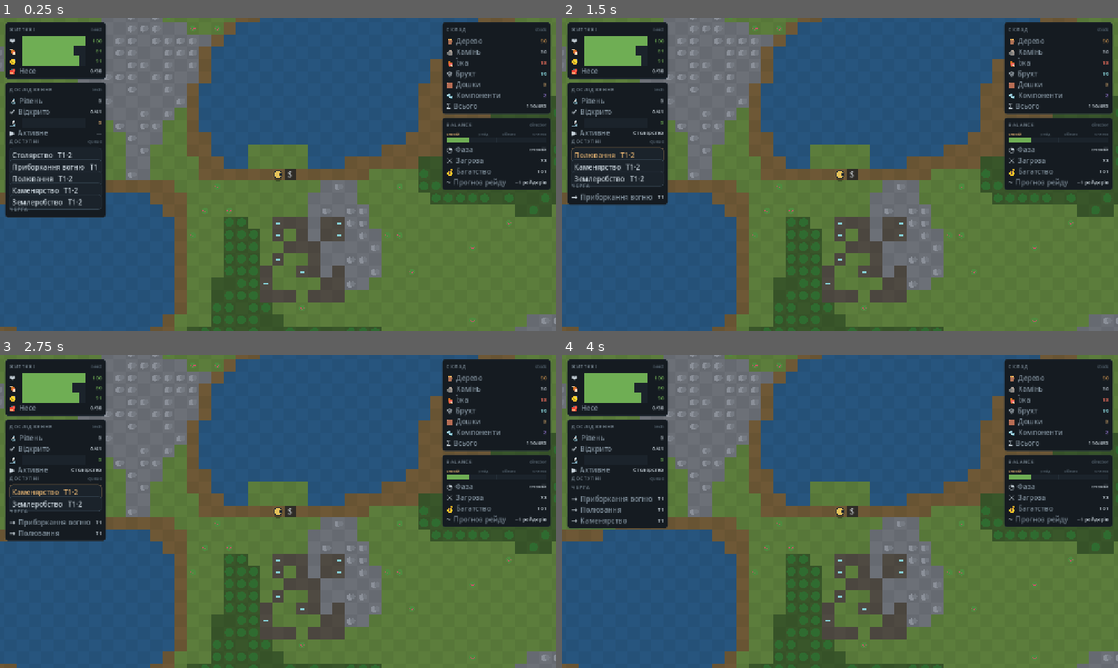
Above: before the commit, frames 1-4 (two rows, left to right).
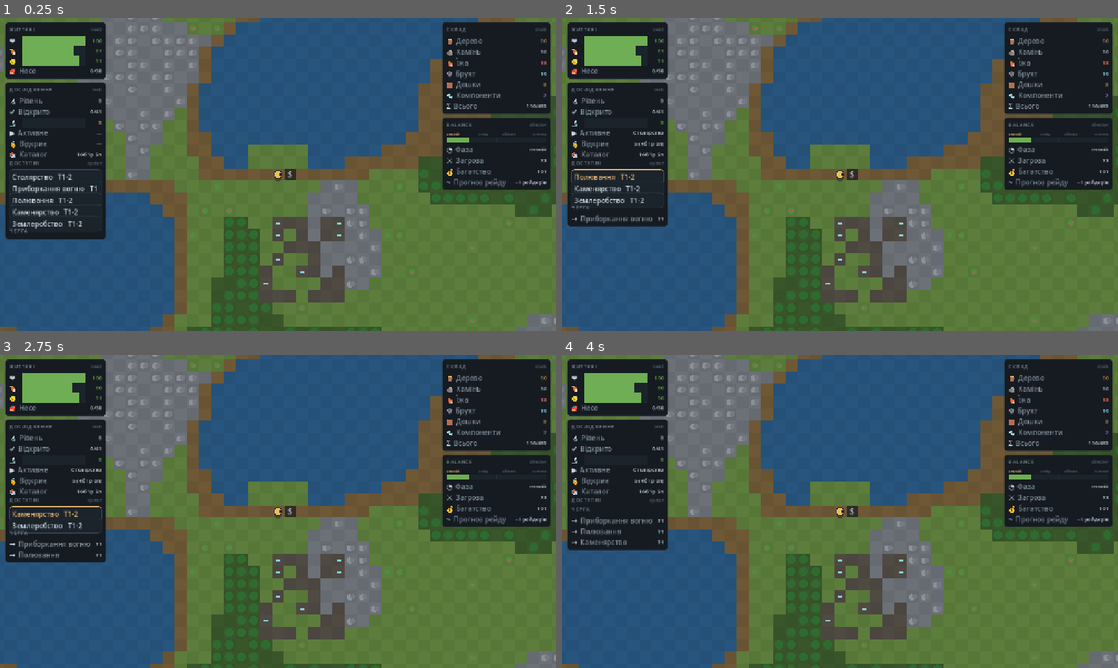
Above: after the commit, the same moments.

Repository: gregnevm/realworld
Game: Godot game, scene res://newhud.tscn
Two runs of this game, one before a commit and one after it. Both use one fixed random seed, a clock stepped at 60 frames per second and the inputs below. This scene is started directly instead of the project's main scene.
Inputs:
- Up to frame 1 (0.25 s): no input
- Up to frame 2 (1.5 s): click "Столярство T1·2" at 0.5 s; click "Приборкання вогню T1·2" at 1.25 s
- Up to frame 3 (2.75 s): click "Полювання T1·2" at 2 s
- Up to frame 4 (4 s): click "Каменярство T1·2" at 2.75 s; click "Землеробство T1·2" at 3.5 s

The runs differ from the first frame. In frame 1, 2.5% of the frame differs, in the area x 1-19%, y 38-71%; in frame 2, 2.5%, in the area x 1-19%, y 38-67%; in frame 3, 2.5%; in frame 4, 1.9%.

Commit message:
Add unlock-preview + catalog counts to the progression pipeline
Deepens the tech-pipeline UX with the motivational "what will this give
me" readouts, all on the verified kernel:

  - progression.gd: unlocks_of(research_id) — the buildings/recipes/items
    gated exactly on a project (the reverse of the gate); catalog_counts()
    — per-category unlocked/total under the current tech state.
  - hud_model.gd: the research slice gains `next_unlocks` (how much the
    ACTIVE project opens) + `counts` (the tech dashboard), value data (R8).
  - panels.gd: ResearchPanel shows a "🔓 Відкриє" row (active-project
    preview) and a "📚 Каталог" counts row, R2-safe.

Verified: tests/progression.test.js proves unlocks_of PARTITIONS all gated
content by its gate (each gated def opened by exactly one project; union ==
all gated content) and catalog_counts grows from ungated to full totals;
run_progression_tests.gd mirrors it; run_ui_tests.gd asserts the new slice
fields are surfaced + pure value data. 36 Node tests green; all .gd parse.

Co-Authored-By: Claude Opus 4.8 <noreply@anthropic.com>
Claude-Session: https://claude.ai/code/session_01JuwqrmHh4knaovDgTww67J

Diff:
--- a/godot/scripts/kernel/progression.gd
+++ b/godot/scripts/kernel/progression.gd
@@ -285,6 +285,32 @@
 			out.append(it)
 	return out
 
+# What completing a given research project OPENS: the buildings/recipes/items gated exactly on it. The
+# reverse of the gate — powers the "researching X will unlock …" preview. Ungated content is in no set.
+func unlocks_of(research_id) -> Dictionary:
+	var rid := StringName(research_id)
+	var out: Dictionary = {"buildings": [], "recipes": [], "items": []}
+	if rid == &"":
+		return out
+	for b in Catalog.buildings(db):
+		if b.research() == rid:
+			out.buildings.append(b.id)
+	for r in Catalog.recipes(db):
+		if r.requires_research() == rid:
+			out.recipes.append(r.id)
+	for it in Catalog.items(db):
+		if it.research() == rid:
+			out.items.append(it.id)
+	return out
+
+# Per-category unlocked/total of the catalogue under the current tech state — the tech-dashboard readout.
+func catalog_counts() -> Dictionary:
+	return {
+		"buildings": {"unlocked": unlocked_buildings().size(), "total": Catalog.buildings(db).size()},
+		"recipes": {"unlocked": unlocked_recipes().size(), "total": Catalog.recipes(db).size()},
+		"items": {"unlocked": unlocked_items().size(), "total": Catalog.items(db).size()},
+	}
+
 # The research id gating a building/recipe/item ("" when ungated) — the label the UI shows on a locked row.
 func building_gate(id) -> StringName:
 	var b = db.get_def(StringName(id))
--- a/godot/scripts/ui/hud_model.gd
+++ b/godot/scripts/ui/hud_model.gd
@@ -189,7 +189,20 @@
 		"active_pct": float(s.get("active_pct", 0.0)),
 		"options": options,
 		"queue": queue,
-	}
+		"counts": prog.catalog_counts(),
+		"next_unlocks": _next_unlocks(prog),
+	}
+
+# How much the ACTIVE project will open (per-category counts) — the "researching X unlocks N" preview.
+static func _next_unlocks(prog) -> Dictionary:
+	var a: StringName = prog.active_id()
+	if a == &"":
+		return {"buildings": 0, "recipes": 0, "items": 0, "total": 0}
+	var u: Dictionary = prog.unlocks_of(a)
+	var nb: int = (u.buildings as Array).size()
+	var nr: int = (u.recipes as Array).size()
+	var ni: int = (u.items as Array).size()
+	return {"buildings": nb, "recipes": nr, "items": ni, "total": nb + nr + ni}
 
 # --- raid (state enum for the banner; no live enemy refs — R8) ---
 static func _raid_slice(sim) -> Dictionary:
--- a/godot/scripts/ui/panels.gd
+++ b/godot/scripts/ui/panels.gd
@@ -135,6 +135,8 @@
 	var _counts: Widgets.StatRow
 	var _active_bar: Widgets.NeedBar
 	var _active_lbl: Widgets.StatRow
+	var _unlocks: Widgets.StatRow
+	var _cat: Widgets.StatRow
 	var _rows: Array = []      # ChoiceRow pool (researchable options), built ONCE (R2)
 	var _qrows: Array = []     # StatRow pool (the queue)
 	func _init() -> void:
@@ -150,6 +152,8 @@
 		_counts = Widgets.StatRow.new(); vb.add_child(_counts); _counts.set_row("✔", "Відкрито", "0/0")
 		_active_bar = Widgets.NeedBar.new(); vb.add_child(_active_bar)
 		_active_lbl = Widgets.StatRow.new(); vb.add_child(_active_lbl); _active_lbl.set_row("▶", "Активне", "—")
+		_unlocks = Widgets.StatRow.new(); vb.add_child(_unlocks); _unlocks.set_row("🔓", "Відкриє", "—")
+		_cat = Widgets.StatRow.new(); vb.add_child(_cat); _cat.set_row("📚", "Каталог", "—")
 		var h2 := Widgets.H2Header.new(); vb.add_child(h2); h2.set_header("Доступні", "queue")
 		for i in AVAIL_MAX:
 			var row := Widgets.ChoiceRow.new()
@@ -173,6 +177,7 @@
 			_level.set_value("—"); _counts.set_value("—/—")
 			_active_bar.bind({"icon": "🔬", "pct": 0, "state": &"warn"})
 			_active_lbl.set_value("немає стола")
+			_unlocks.set_value("—"); _cat.set_value("—")
 			for row in _rows:
 				row.bind({"id": &"", "shown": false})
 			for q in _qrows:
@@ -184,6 +189,14 @@
 		var pct: int = int(round(float(r.get("active_pct", 0.0)) * 100.0))
 		_active_bar.bind({"icon": "🔬", "pct": pct, "state": (&"good" if al != "" else &"warn")})
 		_active_lbl.set_value(al if al != "" else "—")
+		var nu: Dictionary = r.get("next_unlocks", {})
+		var nu_total: int = int(nu.get("total", 0))
+		_unlocks.set_value(("%d (%dб %dр %dп)" % [nu_total, int(nu.get("buildings", 0)), int(nu.get("recipes", 0)), int(nu.get("items", 0))]) if nu_total > 0 else "—")
+		var cc: Dictionary = r.get("counts", {})
+		var cb: Dictionary = cc.get("buildings", {})
+		var cr: Dictionary = cc.get("recipes", {})
+		var ci: Dictionary = cc.get("items", {})
+		_cat.set_value("%dб %dр %dп" % [int(cb.get("unlocked", 0)), int(cr.get("unlocked", 0)), int(ci.get("unlocked", 0))])
 		var opts: Array = r.get("options", [])
 		for i in _rows.size():
 			if i < opts.size():
--- a/godot/tests/run_progression_tests.gd
+++ b/godot/tests/run_progression_tests.gd
@@ -30,6 +30,7 @@
 	_t_monotonic_unlock()
 	_t_illegal_starts()
 	_t_planner()
+	_t_unlocks_and_counts()
 	_t_serialization()
 	print("\n== RESULT: %d passed, %d failed ==" % [passed, failed])
 	quit(1 if failed > 0 else 0)
@@ -228,6 +229,43 @@
 	ok(done.size() == path.size() and p.is_unlocked(tid), "enqueuing the path unlocks the target in path order")
 	ok(p.steps_to_unlock(tid).size() == 0, "no steps remain once the target is unlocked")
 
+# --- 7c. unlocks_of partition + catalog_counts ---------------------------------------------------
+func _t_unlocks_and_counts() -> void:
+	var cat: Dictionary = Catalog.load_json()
+	var p := Progression.new(cat)
+	# unlocks_of partitions gated content: each gated def appears under exactly one project
+	var seen: Dictionary = {}
+	var dup := false
+	var gated_count := 0
+	for r in cat.get("research", []):
+		var u: Dictionary = p.unlocks_of(StringName(str(r.get("id"))))
+		for section in ["buildings", "recipes", "items"]:
+			for id in u[section]:
+				if seen.has(str(id)):
+					dup = true
+				seen[str(id)] = true
+				gated_count += 1
+	ok(not dup, "no gated def is opened by two projects")
+	var expect_gated := 0
+	for section in ["buildings", "recipes", "items"]:
+		for rec in cat.get(section, []):
+			if str(rec.get("research", "")) != "":
+				expect_gated += 1
+	ok(gated_count == expect_gated, "unlocks_of covers exactly the gated content (%d)" % expect_gated)
+	ok(p.unlocks_of(&"").get("buildings").is_empty(), "no project opens ungated content")
+	# catalog_counts: cold start == ungated; fully researched == totals
+	var c0: Dictionary = p.catalog_counts()
+	ok(int(c0.buildings.total) == cat.get("buildings", []).size(), "counts report full totals")
+	var guard := 0
+	while p.unlocked_count() < p.total_projects() and guard < 1000:
+		guard += 1
+		p.start(p.auto_next())
+		p.add_points(p.active_cost())
+	var c1: Dictionary = p.catalog_counts()
+	ok(int(c1.buildings.unlocked) == int(c1.buildings.total)
+		and int(c1.recipes.unlocked) == int(c1.recipes.total)
+		and int(c1.items.unlocked) == int(c1.items.total), "fully researched -> all categories counted unlocked")
+
 # --- 8. serialization round-trip -----------------------------------------------------------------
 func _t_serialization() -> void:
 	var cat: Dictionary = Catalog.load_json()
--- a/godot/tests/run_ui_tests.gd
+++ b/godot/tests/run_ui_tests.gd
@@ -264,7 +264,9 @@
 	ok(int(snap.research.total) >= 40 and int(snap.research.unlocked) >= 0, "research slice reports unlocked/total")
 	ok(String(snap.research.active_label) != "", "active project label surfaced")
 	ok((snap.research.options as Array).size() > 0, "researchable options surfaced")
-	ok(_all_value_data(snap.research), "research slice is pure value data (R8)")
+	ok(int(snap.research.counts.buildings.total) == prog.catalog_counts().buildings.total and int(snap.research.counts.items.total) > 0, "catalog counts surfaced (per-category unlocked/total)")
+	ok(snap.research.next_unlocks.has("total"), "active-project unlock preview surfaced")
+	ok(_all_value_data(snap.research), "research slice is pure value data incl. counts + next_unlocks (R8)")
 	# a null-progression session degrades to {wired:false} (the fake-session default path)
 	ok(not bool(HudModel.snapshot(_fake_session(), {"buildings": [], "stock": {}, "items": []}, {"day": 1}, Balance.Balance.new()).research.wired),
 		"no progression -> research slice degrades to {wired:false}")
